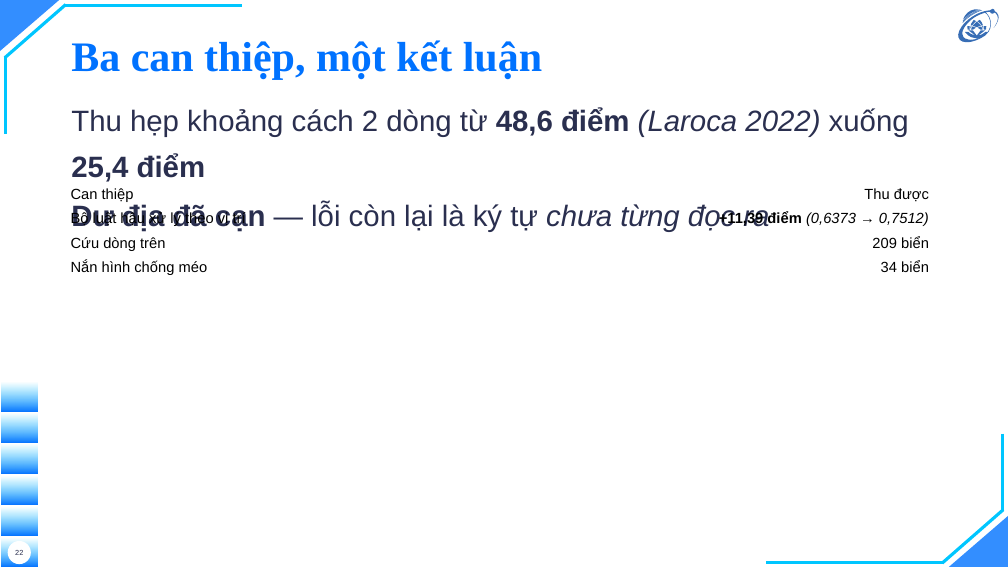
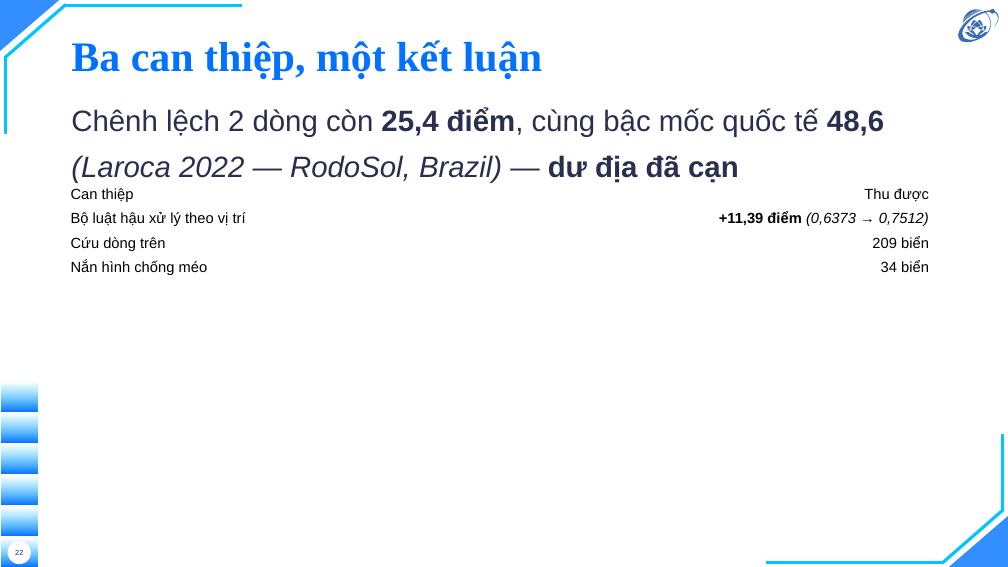
Before and after one commit to hieunguyen2604/alpr-do-an-mon-hoc, a slide deck: slide 22 of docs/slides/slides.pptx. Drawn at 1008x567 pixels with LibreOffice and Linux fonts; fonts in the diff are those of the drawing; background and template pictures are left out. Boxes give left, top, right and bottom in pixels: in the first picture for what was removed or moved away, otherwise in the second. Text is boxed around its words. In the diff, an @@ line names an element or a change of style, - is before the commit and + after.

```diff
--- a/docs/slides/slides.pptx
+++ b/docs/slides/slides.pptx
@@ text at (x1=71, y1=108, x2=884, y2=183): text changed @@
-Thu hẹp khoảng cách 2 dòng từ 48,6 điểm (Laroca 2022) xuống 25,4 điểm
-Dư địa đã cạn — lỗi còn lại là ký tự chưa từng đọc ra
+Chênh lệch 2 dòng còn 25,4 điểm, cùng bậc mốc quốc tế 48,6 (Laroca 2022 — RodoSol, Brazil) — dư địa đã cạn
```
Also in this commit, not shown: 3 other slides changed, 2 other files.
